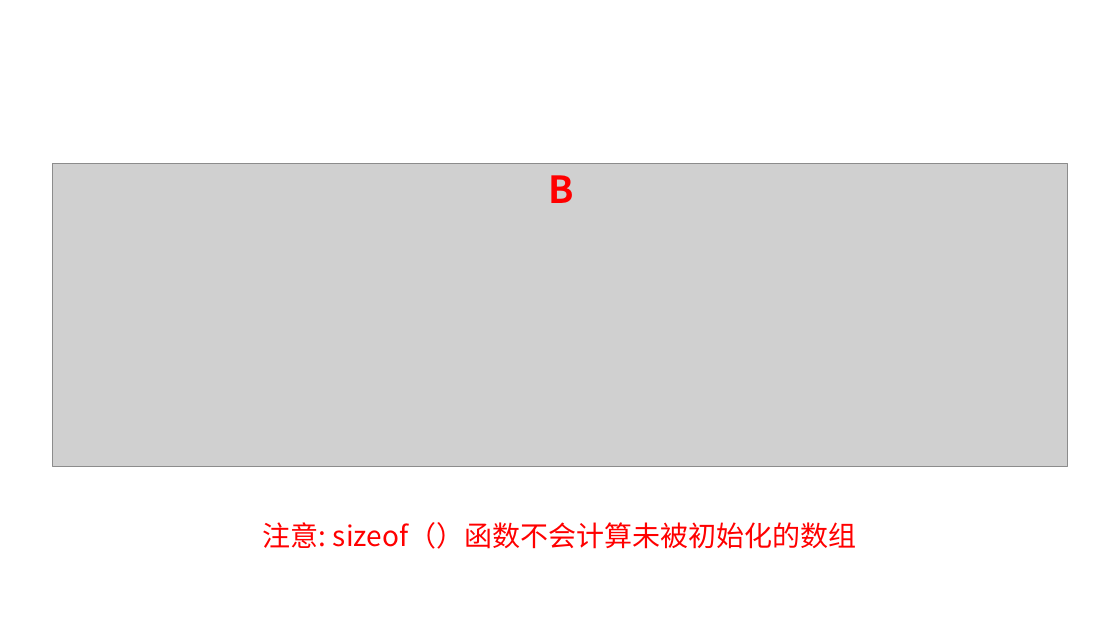
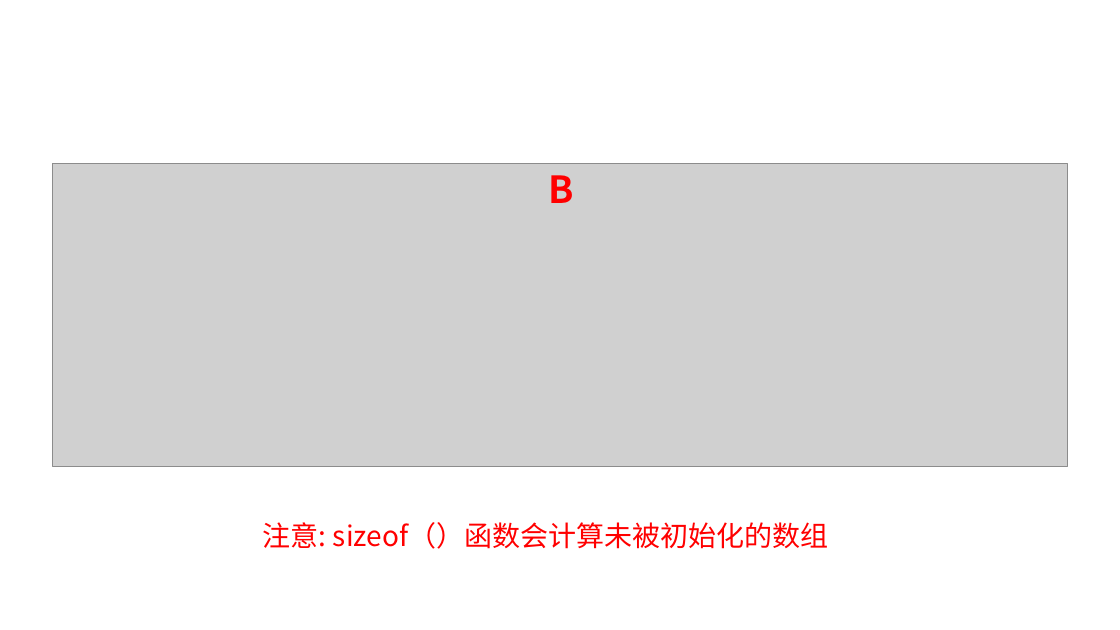
Before and after one commit to X-zy-0816/Volunteer-Work-Related, a slide deck: slide 19 of 蓝桥杯初级辅导资料/蓝桥杯基础班第二天/蓝桥杯基础班第三课+第四课.pptx. Drawn at 1120x630 pixels with LibreOffice and Linux fonts; fonts in the diff are those of the drawing; grey boxes stand for pictures. Boxes give left, top, right and bottom in pixels: in the first picture for what was removed or moved away, otherwise in the second. Text is boxed around its words. In the diff, an @@ line names an element or a change of style, - is before the commit and + after.

```diff
--- a/蓝桥杯初级辅导资料/蓝桥杯基础班第二天/蓝桥杯基础班第三课+第四课.pptx
+++ b/蓝桥杯初级辅导资料/蓝桥杯基础班第二天/蓝桥杯基础班第三课+第四课.pptx
@@ text at (263,522,828,549): text changed @@
-注意: sizeof（）函数不会计算未被初始化的数组
+注意: sizeof（）函数会计算未被初始化的数组
```
Also in this commit, not shown: 1 other slide changed, 10 other files.
